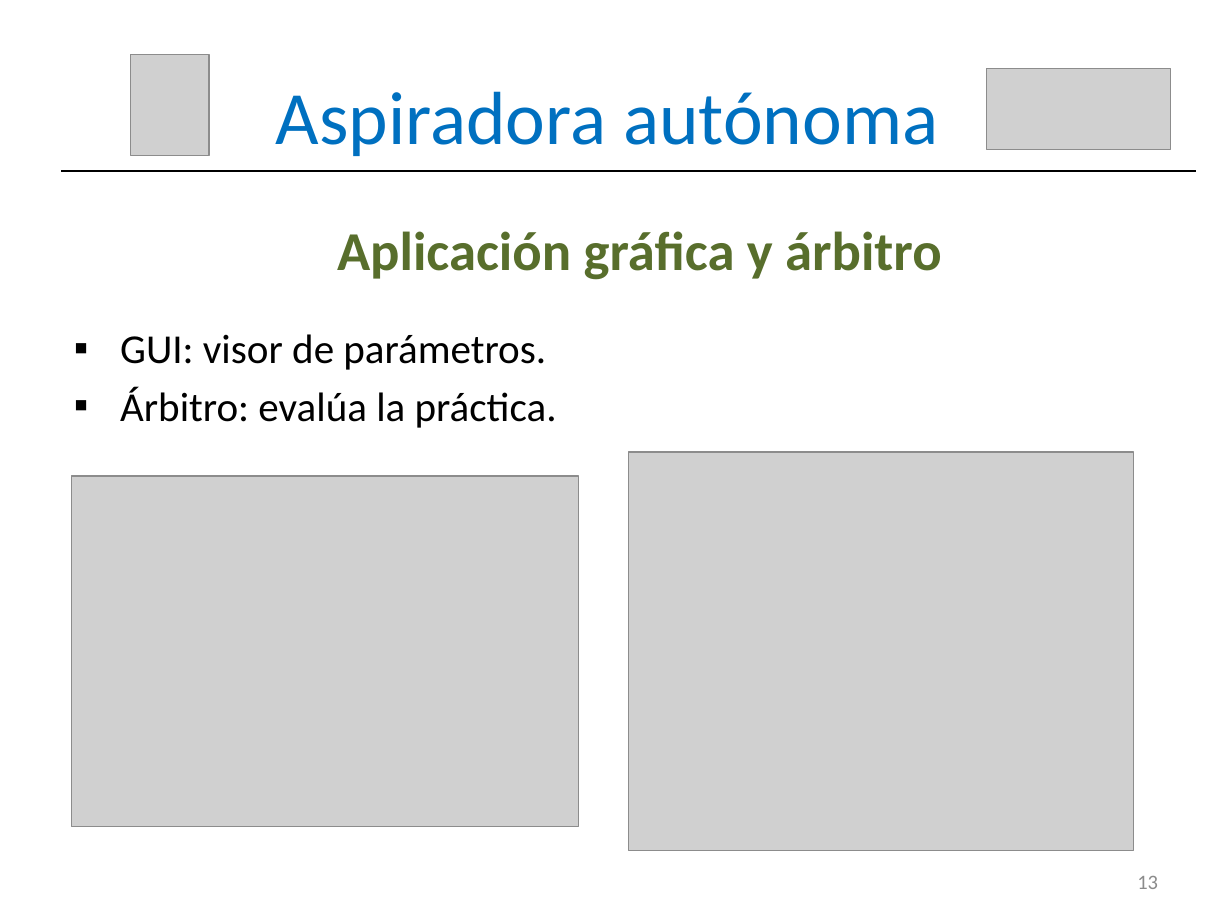
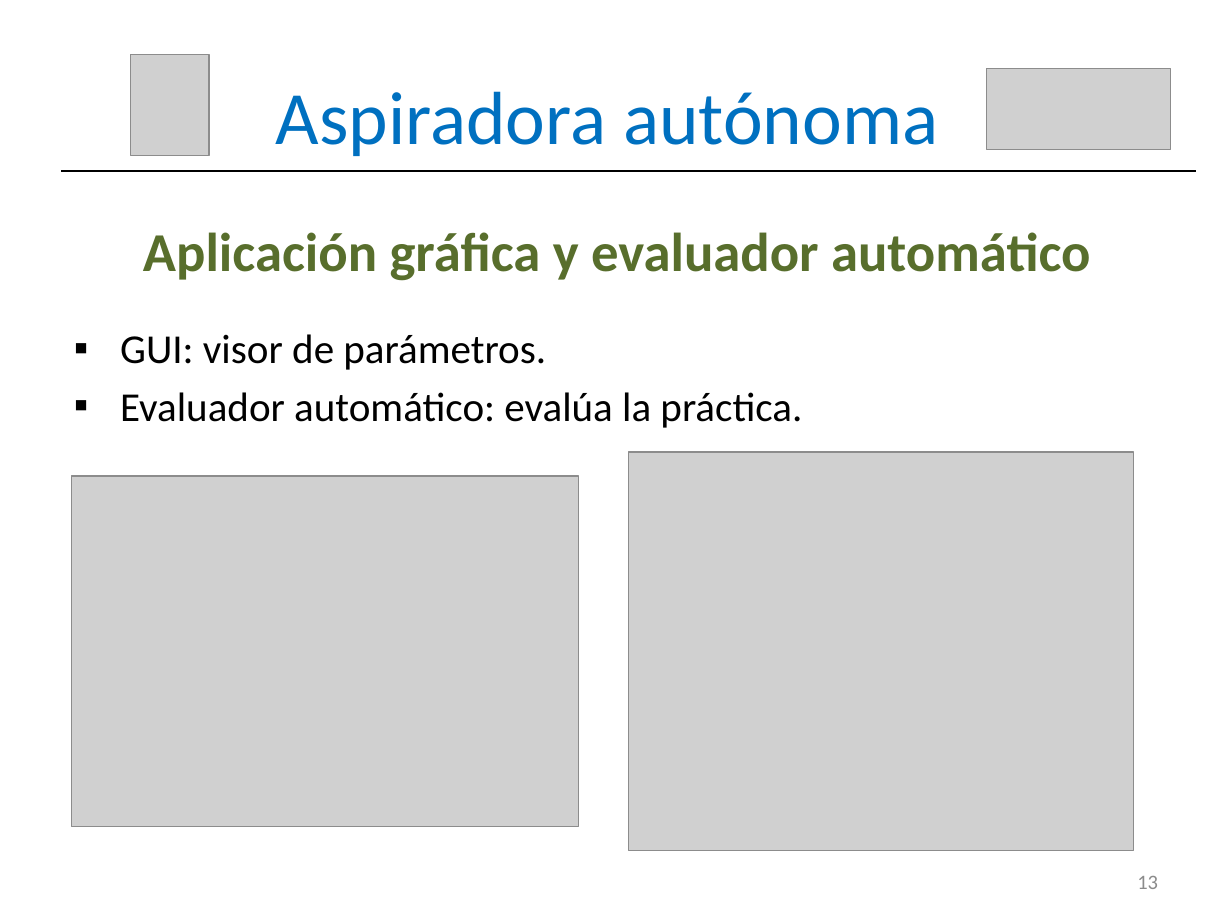
Before and after one commit to RoboticsLabURJC/2016-tfg-vanessa-fernandez, a slide deck: slide 14 of MEMORIA/Presentación.pptx. Drawn at 1232x924 pixels with LibreOffice and Linux fonts; fonts in the diff are those of the drawing; grey boxes stand for pictures. Boxes give left, top, right and bottom in pixels: in the first picture for what was removed or moved away, otherwise in the second. Text is boxed around its words. In the diff, an @@ line names an element or a change of style, - is before the commit and + after.

```diff
--- a/MEMORIA/Presentación.pptx
+++ b/MEMORIA/Presentación.pptx
@@ text at <box>143,232,1091,281</box>: text changed @@
-Aplicación gráfica y árbitro
+Aplicación gráfica y evaluador automático
@@ text at <box>120,392,802,428</box>: text changed @@
-▪ Árbitro: evalúa la práctica.
+▪ Evaluador automático: evalúa la práctica.
```
Also in this commit, not shown: 3 other slides changed.
